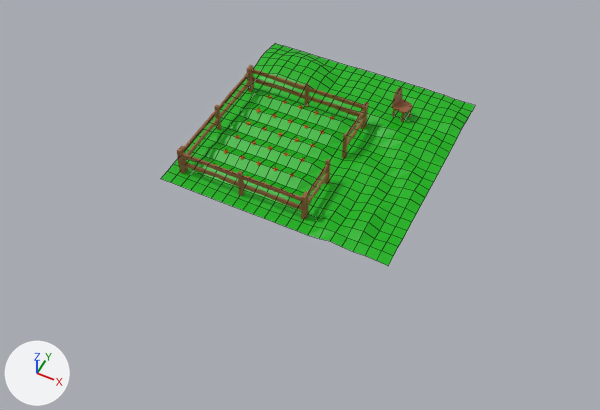
One commit to the Blender file Assets/Models/Buildings/farm.blend: the scene before it, then after it.
One viewpoint serves both versions: a 50 mm camera at (11.9, -26.4, 27.7) aimed at (-0.1, -2.5, -2.1). The lights are fixed; the arrows at lower left show +X, +Y and +Z. Mesh edges are drawn as thin lines on the coarser meshes.

Script lines for the objects in view, before the commit:
```python
mat_material_002 = principled_material('Material.002')
mat_material_002.base_color = (0.000342, 0.454, 0.0)  # green #01b400
me_cube_005 = bpy.data.meshes.new('Cube.005')
me_cube_005.from_pydata(...)  # 28 vertices, 26 faces; spans x -1.0..1.0, y -1.08..1.24, z -1.25..1.11
me_cube_005.materials.append(mat_material_003)  # brown #925c38
me_cube_011 = bpy.data.meshes.new('Cube.011')
me_cube_011.from_pydata(...)  # 32 vertices, 30 faces; spans x -1.0..1.0, y -1.84..1.0, z -1.13..1.11
me_cube_011.materials.append(mat_material_004)  # brown #925c38
me_plane_002 = bpy.data.meshes.new('Plane.002')
me_plane_002.from_pydata(...)  # 484 vertices, 441 faces; spans x -1.0..1.0, y -1.0..1.0, z 0.0..0.1
me_plane_002.materials.append(mat_material_002)  # green #01b400
ob_cube_001 = bpy.data.objects.new('Cube.001', me_cube_005)
ob_cube_001.location = (-1.83, -4.87, 1.2)
ob_cube_001.scale = (3.1, 0.0446, 0.107)
ob_cube_009 = bpy.data.objects.new('Cube.009', me_cube_011)
ob_cube_009.location = (-1.83, 1.78, 0.67)
ob_cube_009.scale = (3.1, 0.0446, 0.107)
ob_plane = bpy.data.objects.new('Plane', me_plane_002)
ob_plane.location = (0.0, 0.0, 0.0)
ob_plane.scale = (5.65, 5.65, 5.65)
# also in view: 'Cube.008' at (-1.8, 1.8, 1.2); 'Cube' at (-1.8, -4.9, 0.7); 'Cube.012' at (-4.9, -1.5, 0.7)
```
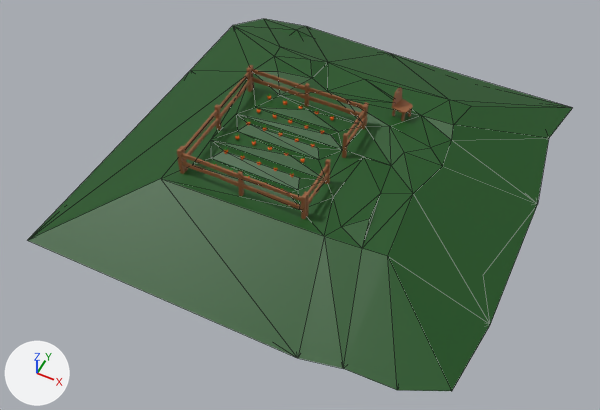
What the commit changed:
Material 'Material.002' (mat_material_002) changes colour from green #01b400 to dark green #165217; in linear values from (0.000342, 0.454, 0.0) to (0.00802, 0.0844, 0.00857).
me_plane_002 is used by ob_plane; location (0.0, 0.0, 0.0); scale (5.65, 5.65, 5.65).
me_plane_002 had 484 vertices, 441 faces and spanned x -1.0..1.0, y -1.0..1.0, z 0.0..0.1.
me_plane_002 now has 968 vertices, 966 faces and spans x -1.82..1.81, y -1.81..1.82, z -0.35..0.1.
me_plane_002 part 1: 484 vertices added at x -1.82..1.81, y -1.81..1.82, z -0.35..-0.18.
Object 'Plane' (ob_plane) gains a DECIMATE modifier named 'Decimate'.
Modifier setting: ratio = 0.129.

Location of each change, (x1, y1, x2, y2) in pixels of the pictures (600 x 410 px):
'Plane', recoloured, reshaped, modifiers changed (73% wider, 67% taller): before (161, 43, 475, 266); after (28, 19, 572, 391)
part 1 of me_plane_002, added (green): after (28, 19, 572, 391)
